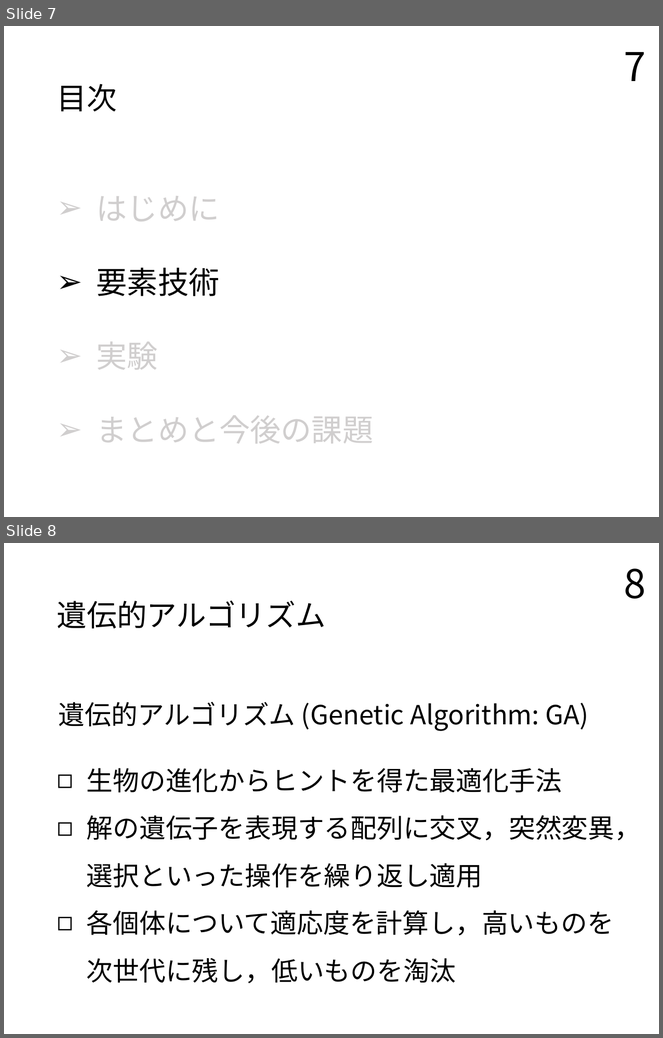
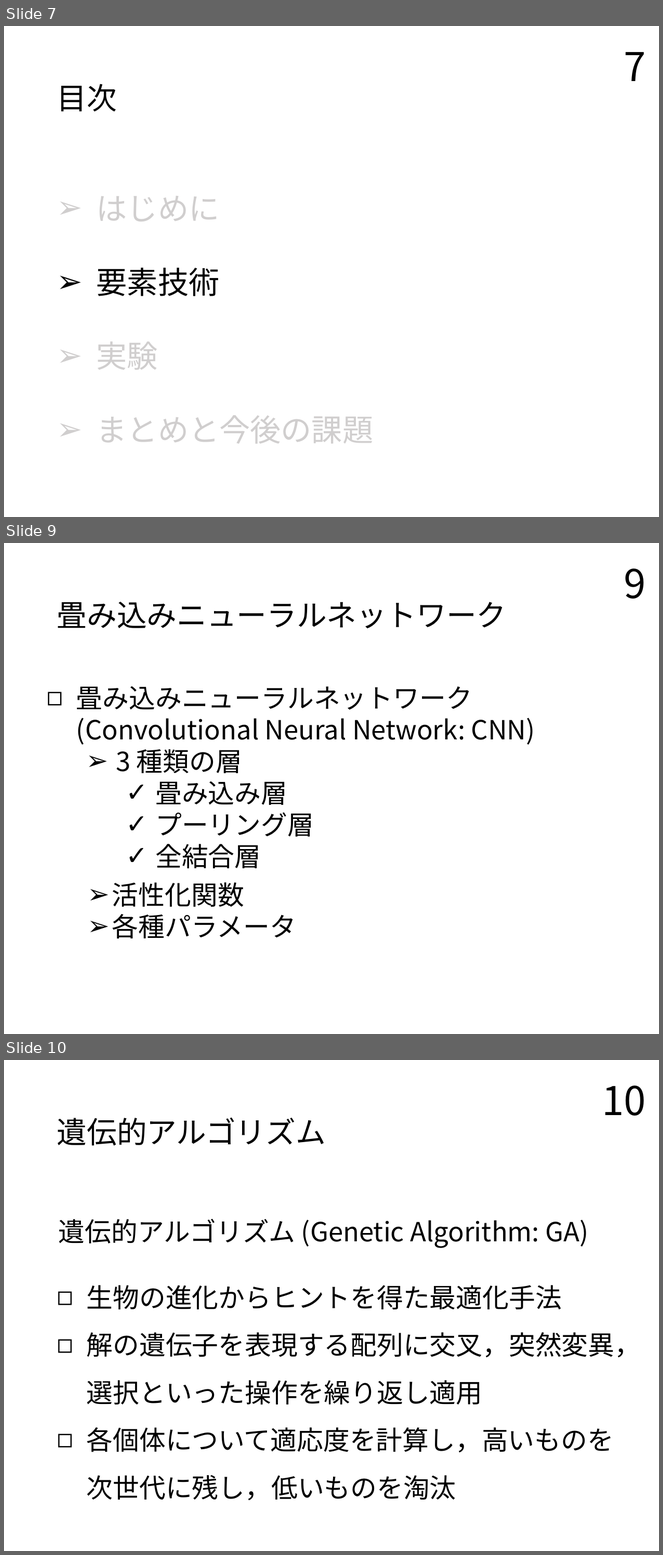
Before and after one commit to TairaTomotaka/kadai, a slide deck: prsn/20230124_prsn_taira.pptx. Shown one above the other, each under a label of ours: slides 7 and 8 before the commit, slides 7, 9 and 10 after it; the slides between them are not shown. The pictures are 663x1038 and 663x1555 pixels, drawn with LibreOffice and Linux fonts; fonts in the diff are those of the drawing. Boxes give left, top, right and bottom in pixels: in the first picture for what was removed or moved away, otherwise in the second. Text is boxed around its words. In the diff, an @@ line names an element or a change of style, - is before the commit and + after.

```diff
--- a/prsn/20230124_prsn_taira.pptx
+++ b/prsn/20230124_prsn_taira.pptx
@@ slide 9 added at (4,543,659,1034), background #FFFFFF @@
@@ page number added at (624,568,646,599), 36 pt, text #000000 @@
+9
@@ title added at (57,602,507,628), 27.3 pt, text #000000 @@
+畳み込みニューラルネットワーク
@@ text added at (76,686,535,869), 24 pt, text #000000 @@
+◻ 畳み込みニューラルネットワーク
+  (Convolutional Neural Network: CNN)
+  ➢ 3 種類の層
+    ✓ 畳み込み層
+    ✓ プーリング層
+    ✓ 全結合層
@@ text added at (112,883,296,939), 24 pt, text #000000 @@
+➢ 活性化関数
+➢ 各種パラメータ
@@ what was slide 8 is now slide 10 @@
@@ page number at (602,1085,646,1116): text changed @@
-8
+10
```
Also in this commit, not shown: 2 slides changed.
